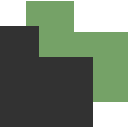
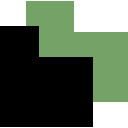
Two versions of the same layered image (128x128). Layer-by-layer changes:
painted on "Layer" over [0, 26, 93, 127]
